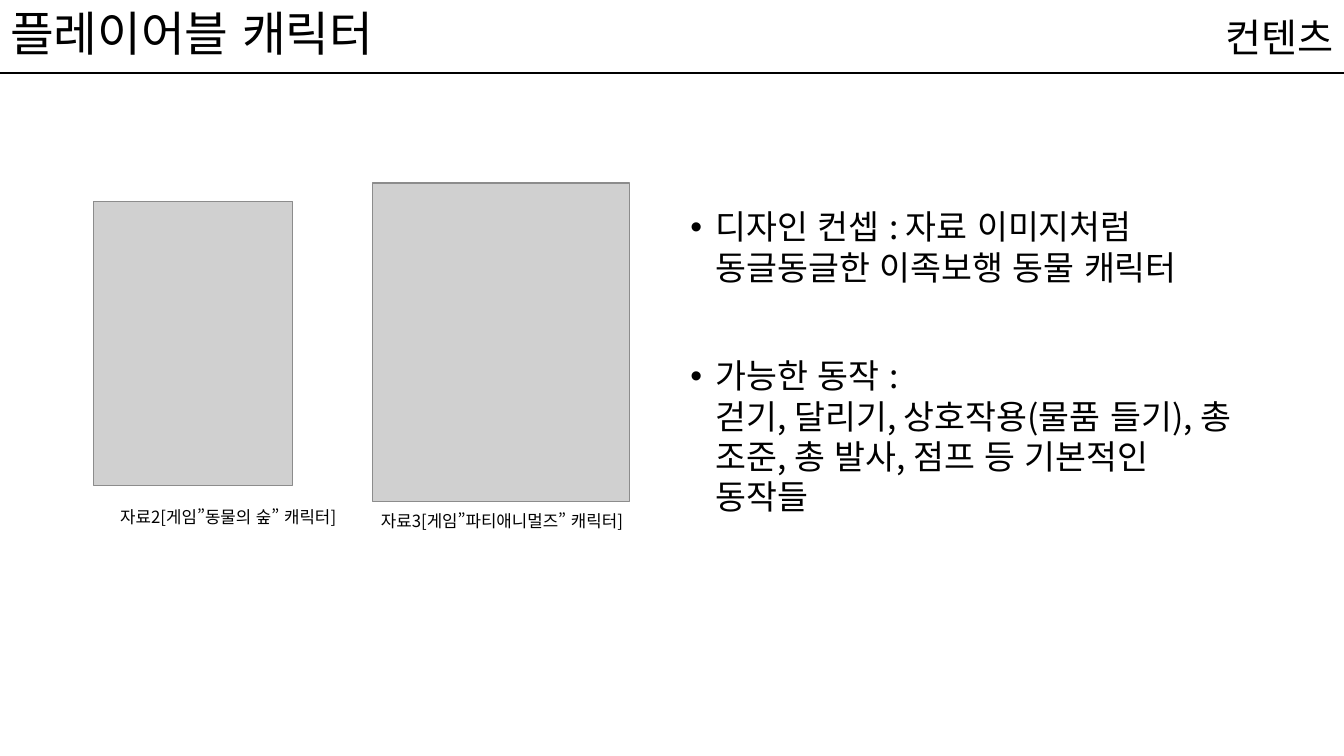
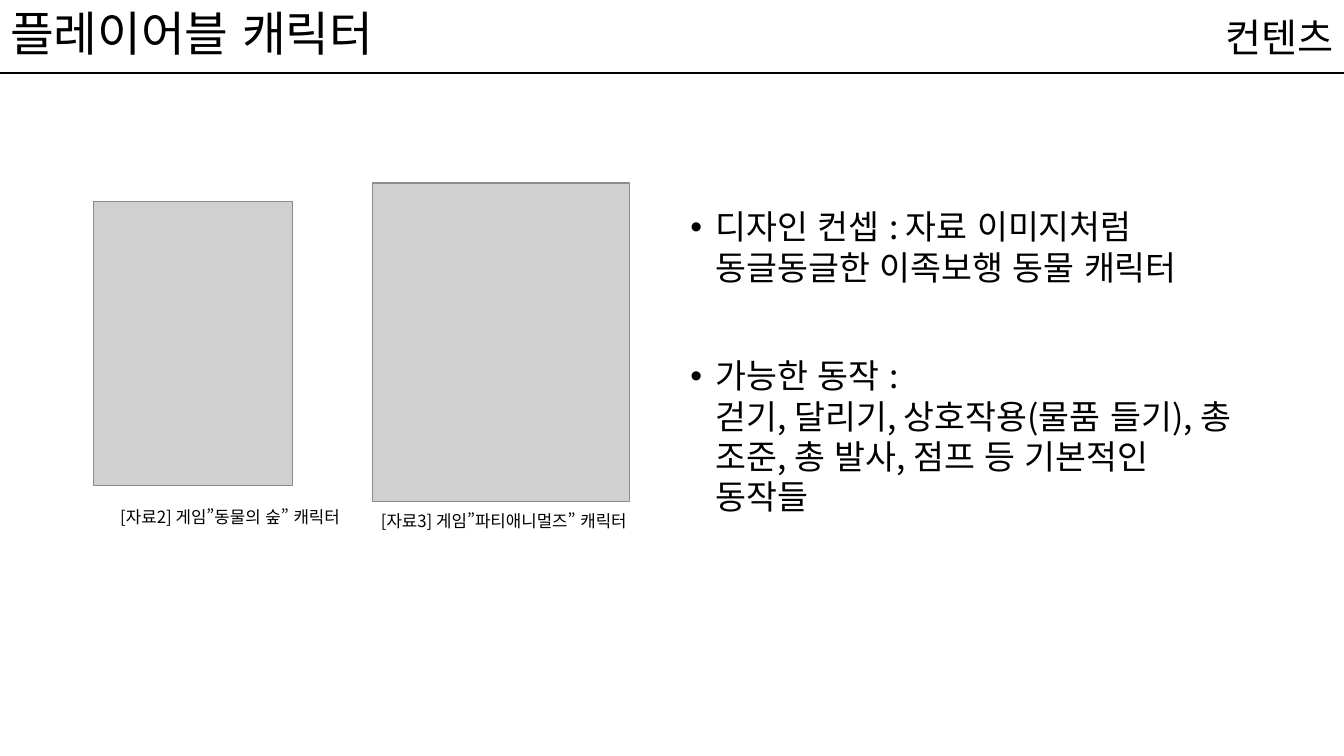
Before and after one commit to kwakyerin/2026_Graduation_Project, a slide deck: slide 10 of documents/HyunahKwon/design/designing/배트와 달트_기획서.pptx. Drawn at 1344x756 pixels with LibreOffice and Linux fonts; fonts in the diff are those of the drawing; grey boxes stand for pictures. Boxes give left, top, right and bottom in pixels: in the first picture for what was removed or moved away, otherwise in the second. Text is boxed around its words. In the diff, an @@ line names an element or a change of style, - is before the commit and + after.

```diff
--- a/documents/HyunahKwon/design/designing/배트와 달트_기획서.pptx
+++ b/documents/HyunahKwon/design/designing/배트와 달트_기획서.pptx
@@ text at (x1=120, y1=508, x2=340, y2=526): text changed @@
-자료2[게임”동물의 숲” 캐릭터]
+[자료2] 게임”동물의 숲” 캐릭터
@@ text at (x1=381, y1=512, x2=626, y2=530): text changed @@
-자료3[게임”파티애니멀즈” 캐릭터]
+[자료3] 게임”파티애니멀즈” 캐릭터
```
Also in this commit, not shown: 10 other slides changed, 2 slides added, 1 slide removed.
